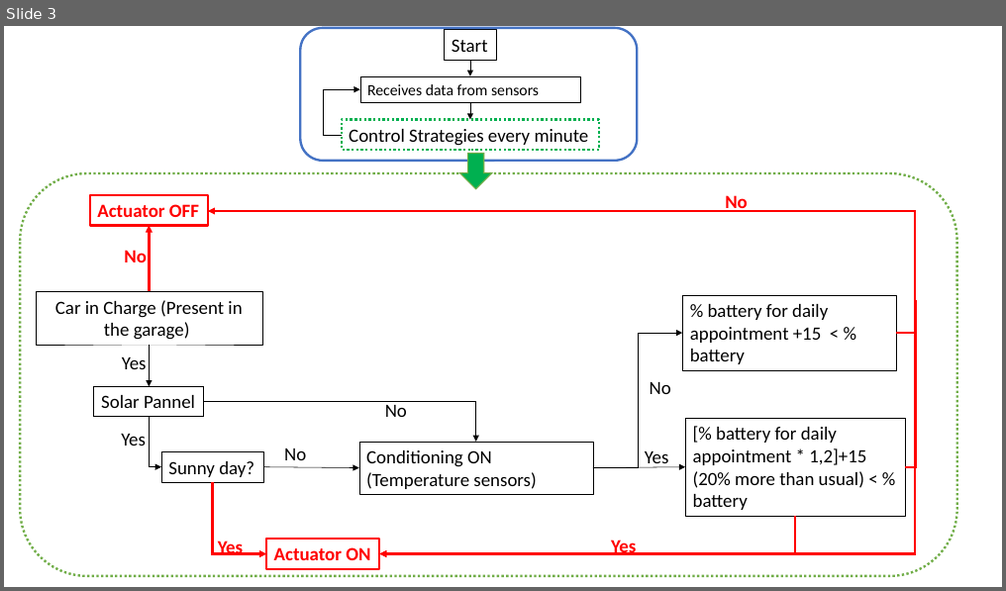
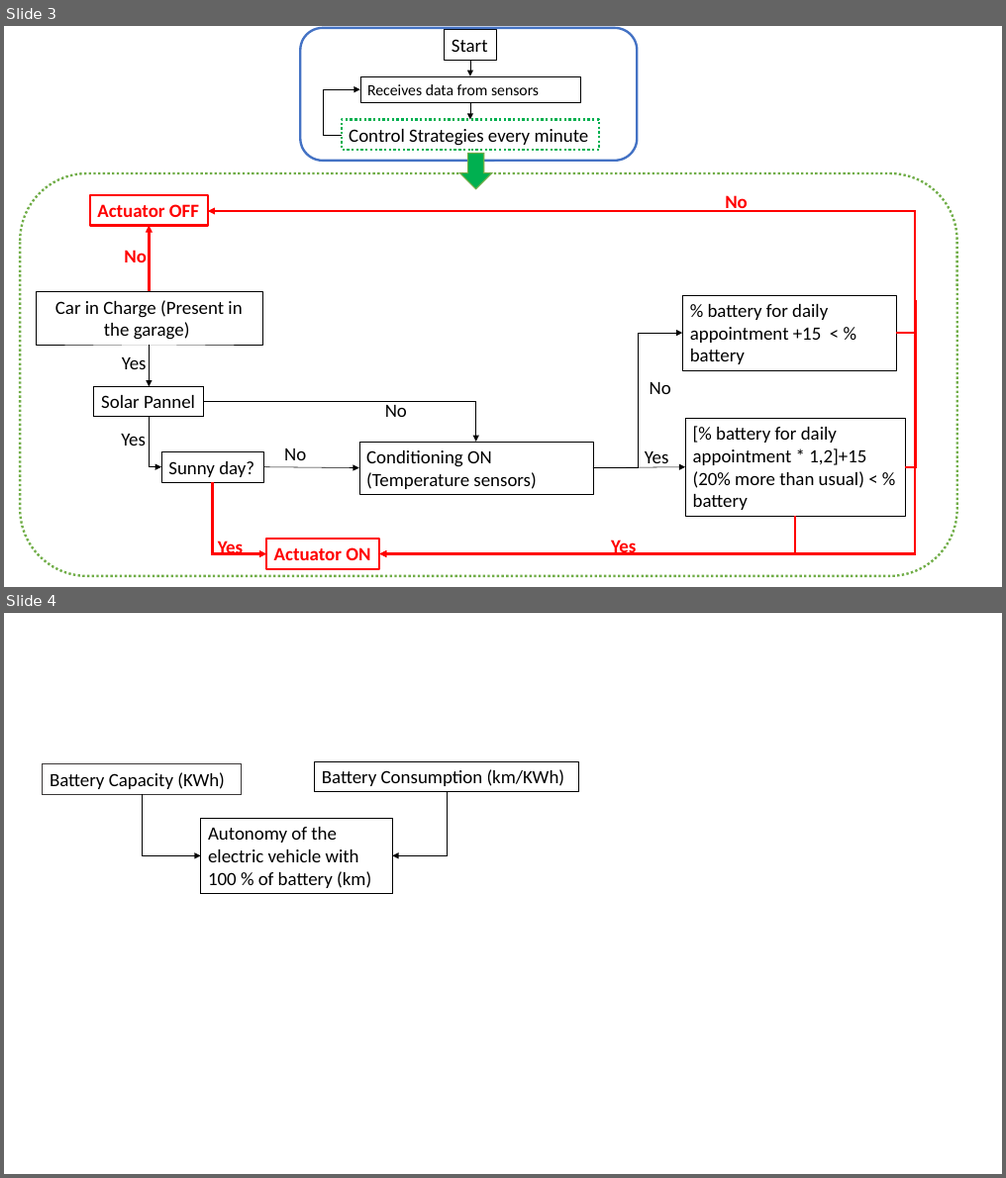
Before and after one commit to annageraci/Battery_Charger_Smart, a slide deck: Materiale Extra/Use Case Diagram.pptx. Shown one above the other, each under a label of ours: slide 3 before the commit, slides 3 and 4 after it. The pictures are 1006x591 and 1006x1178 pixels, drawn with LibreOffice and Linux fonts; fonts in the diff are those of the drawing. Boxes give left, top, right and bottom in pixels: in the first picture for what was removed or moved away, otherwise in the second. Text is boxed around its words. In the diff, an @@ line names an element or a change of style, - is before the commit and + after.

```diff
--- a/Materiale Extra/Use Case Diagram.pptx
+++ b/Materiale Extra/Use Case Diagram.pptx
@@ slide 4 added at <box>4,613,1002,1174</box>, background #FFFFFF @@
@@ rectangle added at <box>43,764,241,794</box>, outline #3B3838 0.75 pt, 18 pt, text #000000 @@
+Battery Capacity (KWh)
@@ rectangle added at <box>315,761,580,792</box>, outline #000000 0.75 pt, 18 pt, text #000000 @@
+Battery Consumption (km/KWh)
@@ elbow arrow added from (142, 794) to (201, 857), #000000 0.5 pt @@
@@ rectangle added at <box>201,818,392,894</box>, outline #000000 0.75 pt, 18 pt, text #000000 @@
+Autonomy of the electric vehicle with 100 % of battery (km)
@@ elbow arrow added from (447, 792) to (392, 857), #000000 0.5 pt @@
```
Also in this commit, not shown: 1 slide removed, 2 other files.
